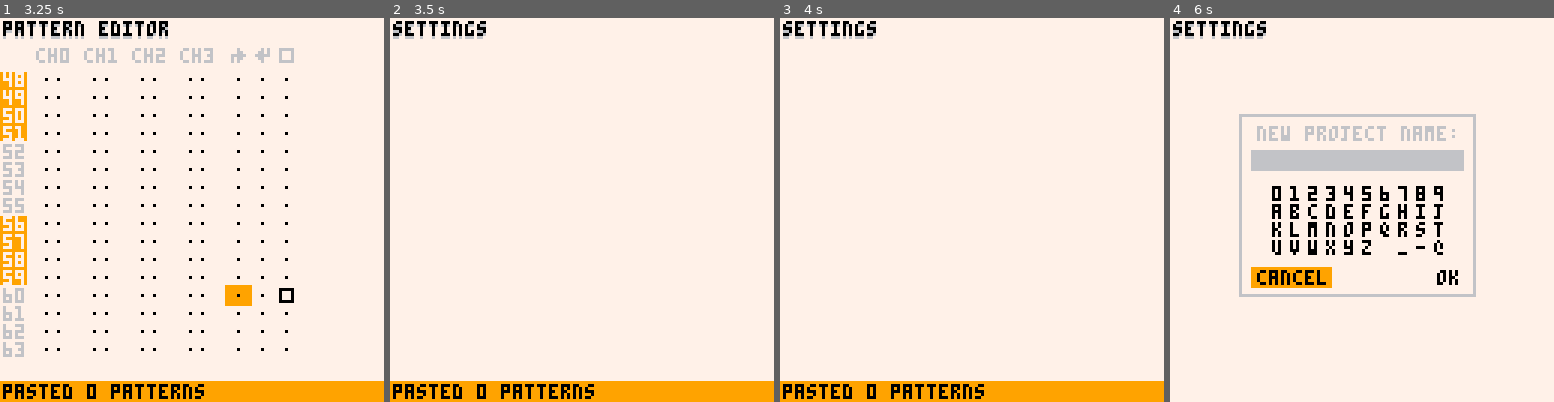
Above: before the commit, frames 1-4 (left to right).
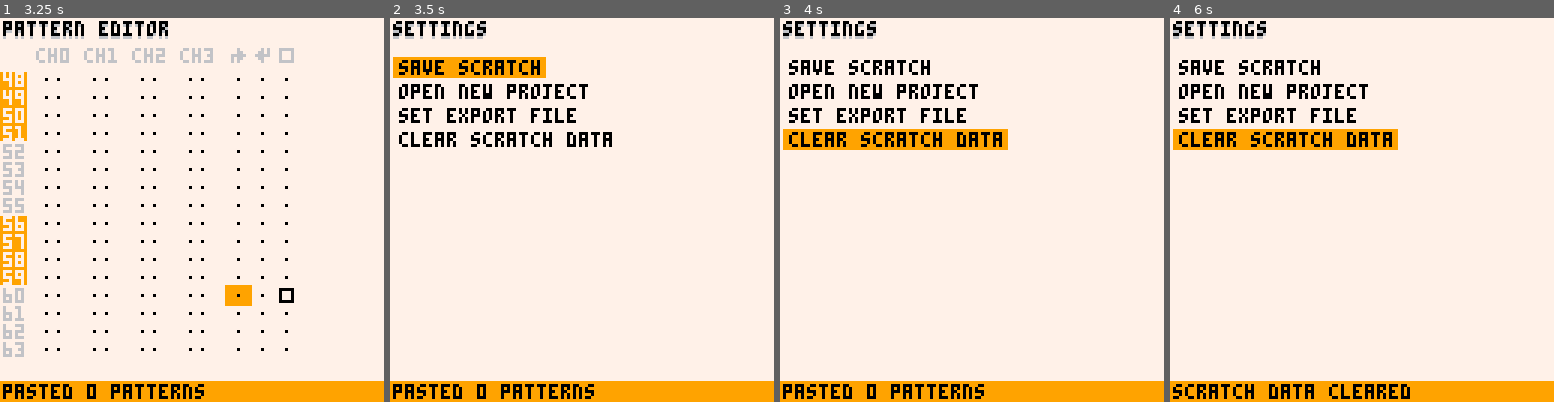
Above: after the commit, the same moments.

Repository: romainchapou/pico-sound-dj
Game: PICO-8 cartridge psdj.p8
Two runs of this game, one before a commit and one after it. Both use one fixed random seed, a clock stepped at 60 frames per second and the inputs below.
Inputs:
- Up to frame 1 (3.25 s): tap X (X key) at 0.33, 1.07, 1.85, 2.97 s; tap O (Z key) at 0.7, 1.7, 2.1, 2.5, 2.9 s; hold Right 1.6-2.1 s; hold Up 2.15-2.42 s; hold Right 2.47-3.03 s; hold Left from 3.08 s (still down)
- Up to frame 2 (3.5 s): keep holding Left; tap O (Z key) at 3.3 s
- Up to frame 3 (4 s): release Left at 3.58 s; hold Down 3.63-3.97 s; tap O (Z key) at 3.7 s
- Up to frame 4 (6 s): hold Right 4.02-4.68 s; tap X (X key) at 4.08, 5.2 s; tap O (Z key) every 0.4 s from 4.1 to 5.7 s; hold Up 4.73-5.03 s; hold Left 5.08-5.68 s; hold Down from 5.73 s (still down)

Frame 1 is identical in both runs. In frame 2, 4.7% of the frame differs, in the area x 0-58%, y 10-34%; in frame 3, 5.4%; in frame 4, 19%, in the area x 0-100%, y 10-100%.

Commit message:
Start adding widgets to settings view

Diff:
--- /dev/null
+++ b/file_chooser.lua
@@ -0,0 +1,14 @@
+file_chooser = class:new {
+  init = function(_ENV, on_confirm)
+    active = true
+  end,
+
+  update = function(_ENV)
+  end,
+
+  draw = function(_ENV)
+    if not active then return end
+
+    print("cooooool", 40 + rnd()*2, 60, 9)
+  end
+}
--- a/main.lua
+++ b/main.lua
@@ -22,12 +22,6 @@
 
   export_file_nb = 0
 
-  menuitem(1, "save", function()
-    pattern_editor:store_all_patterns_in_mem()
-
-    cstore(0x3100, 0x3100, 0x1200)
-  end)
-
   menuitem(2, "export", function()
     pattern_editor:store_all_patterns_in_mem()
 
@@ -41,17 +35,6 @@
   end)
 
   set_change_export_file_nb_menuitem()
-
-  menuitem(5, "clear data", function()
-    memset(0x3100, 0b01000000, 0x0100)
-    memset(0x3200, 0, 0x1100)
-    -- set the default speed of each sfx to 16
-    for i=0,63 do
-      poke(0x3200 + i*68+65, 16)
-    end
-
-    _init()
-  end)
 
   T = 0 -- test variable
 
--- a/proj_create_win.lua
+++ b/proj_create_win.lua
@@ -35,7 +35,7 @@
 
   update = function(_ENV)
     if not active then
-      return "inactive"
+      return
     end
 
     timer += 1
@@ -79,14 +79,11 @@
 
         if conf_ret then
           active = false
-          return "done"
         end
       end
     end
 
     panel_i = mid(1, panel_i, 2)
-
-    return "updated"
   end,
 
   draw = function(_ENV)
--- a/psdj.p8
+++ b/psdj.p8
@@ -12,6 +12,7 @@
 #include note_widget.lua
 #include pattern_widget.lua
 #include proj_create_win.lua
+#include file_chooser.lua
 
 #include settings_pane.lua
 #include pattern_editor.lua
--- a/settings_pane.lua
+++ b/settings_pane.lua
@@ -1,34 +1,82 @@
 settings_pane = class:new {
-  sub_wins = {proj_create_win},
+  sub_wins = {proj_create_win, file_chooser},
   proj_name = nil,
 
+  widgs = {
+    make_btn_pushed_widget("save scratch", function()
+      pattern_editor:store_all_patterns_in_mem()
+      cstore(0x3100, 0x3100, 0x1200)
+
+      send_msg("scratch saved to cartridge")
+    end),
+
+    make_btn_pushed_widget("open new project", function()
+      proj_create_win:init(function(new_name)
+        proj_name = new_name
+      end)
+    end),
+
+    make_btn_pushed_widget("set export file", function()
+      file_chooser:init(function(new_file)
+        proj_name = new_file
+      end)
+    end),
+
+    make_btn_pushed_widget("clear scratch data", function()
+      memset(0x3100, 0b01000000, 0x0100)
+      memset(0x3200, 0, 0x1100)
+      -- set the default speed of each sfx to 16
+      for i=0,63 do
+        poke(0x3200 + i*68+65, 16)
+      end
+
+      pattern_editor:init()
+
+      send_msg("scratch data cleared")
+    end)
+  },
+
+  cur_widg = 1,
+
   update = function(_ENV)
-    for w in all(sub_wins) do
-      if w:update() ~= "inactive" then
-        return
-      end
-    end
-
-    if btn(4) and btnp(1) then
-      GLOBAL.current_pane = pattern_editor
-      return
-    end
-
     -- restore the default behaviour of the start button for this screen
     poke(0x5f30, 0)
 
-    if btnp_once(5) then
-      proj_create_win:init(function(new_name)
-        proj_name = new_name
-      end)
+    for w in all(sub_wins) do
+      local was_active = w.active
+      w:update()
+      if was_active then return end
+    end
+
+    if btn(4) then
+      if btnp(1) then
+        GLOBAL.current_pane = pattern_editor
+        return
+      end
+    else
+      if widgs[cur_widg]:update() then
+        -- input handled
+        return
+      end
+
+      if btnp(2) then cur_widg -= 1 end
+      if btnp(3) then cur_widg += 1 end
+
+      cur_widg = mid(1, cur_widg, #widgs)
     end
   end,
 
   draw = function(_ENV)
+    shadow_print("settings", 1, 1)
+
+    local start_x, start_y = 3, 6
+
+    for i = 1,#widgs do
+      widgs[i]:draw(start_x, start_y + 8*i, i == cur_widg)
+    end
+
     for w in all(sub_wins) do
       w:draw()
     end
-
-    shadow_print("settings", 1, 1)
   end,
 }
